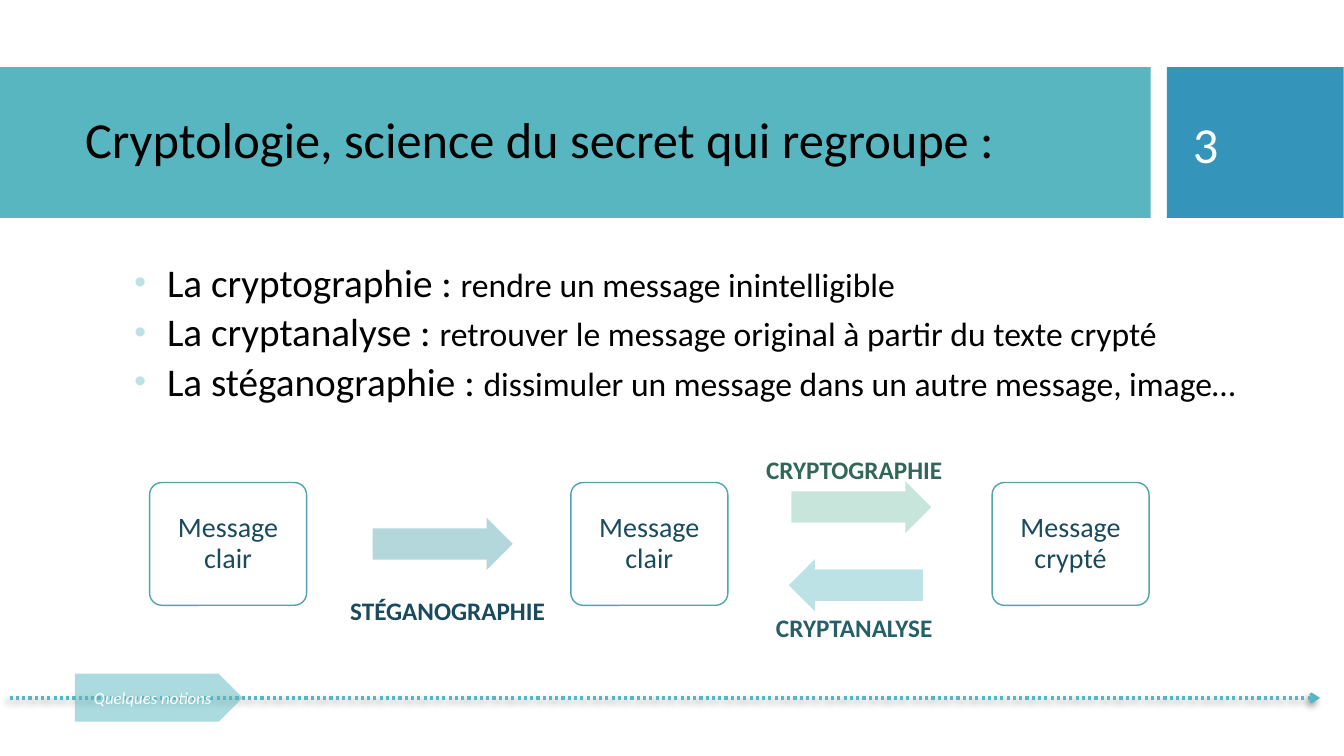
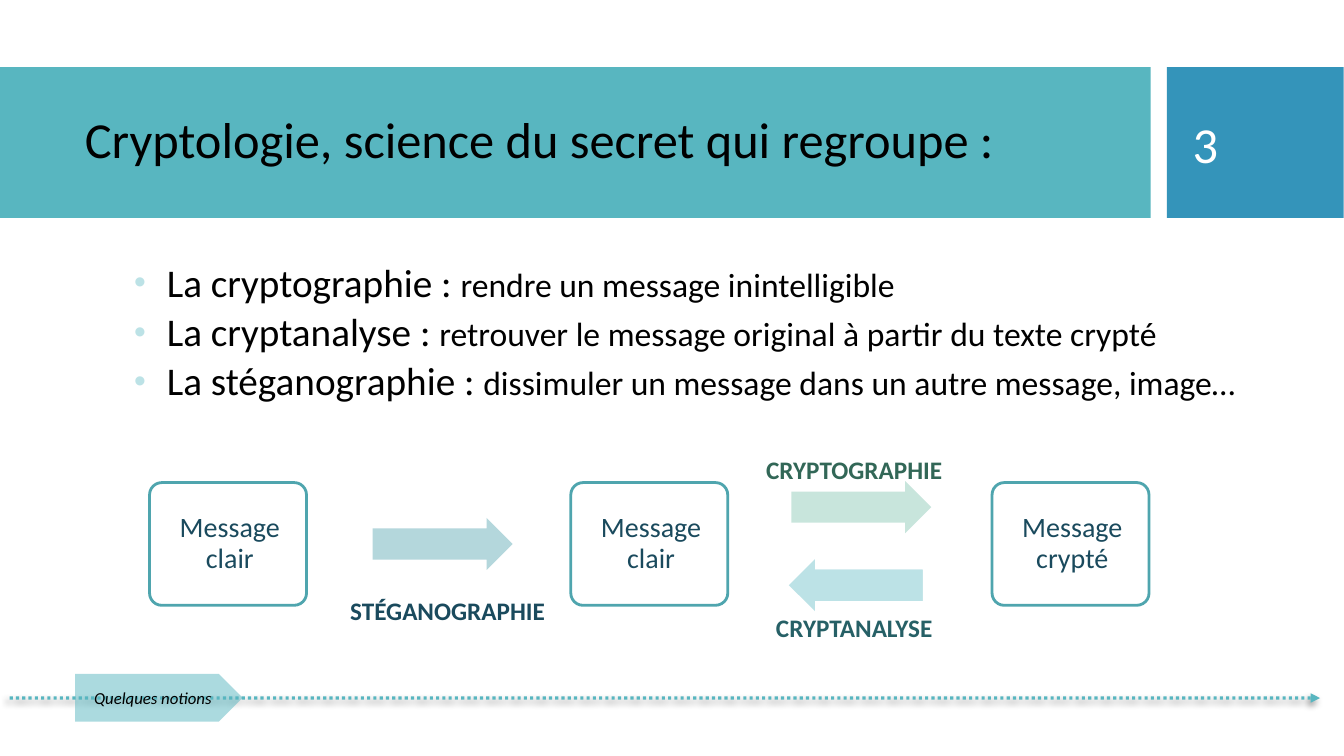
Before and after one commit to vinhphuctr/ASPE, a slide deck: slide 3 of communication/CommCryptologieV1.pptx. Drawn at 1344x756 pixels with LibreOffice and Linux fonts; fonts in the diff are those of the drawing; background and template pictures are left out. Boxes give left, top, right and bottom in pixels: in the first picture for what was removed or moved away, otherwise in the second. Text is boxed around its words. In the diff, an @@ line names an element or a change of style, - is before the commit and + after.

```diff
--- a/communication/CommCryptologieV1.pptx
+++ b/communication/CommCryptologieV1.pptx
@@ rounded rectangle "Message clair": place and size @@
-rounded rectangle "Message clair" at (178, 519, 278, 568)
+rounded rectangle "Message clair" at (149, 483, 307, 606)
@@ rounded rectangle removed at (149, 483, 307, 606) @@
@@ rounded rectangle "Message clair": place and size @@
-rounded rectangle "Message clair" at (599, 519, 699, 569)
+rounded rectangle "Message clair" at (571, 483, 728, 606)
@@ rounded rectangle removed at (571, 483, 728, 606) @@
@@ fill none to #FFFFFF; outline none to #50A5AE 2 pt in 3 elements at (149, 483, 307, 606), (571, 483, 728, 606), (992, 483, 1149, 606) @@
@@ rounded rectangle "Message crypté": place and size @@
-rounded rectangle "Message crypté" at (1020, 519, 1120, 573)
+rounded rectangle "Message crypté" at (992, 483, 1149, 606)
@@ rounded rectangle removed at (992, 483, 1149, 606) @@
@@ pentagon arrow "Quelques notions" at (75, 674, 242, 722): text colour #FFFFFF to #000000; proportions changed @@
@@ arrow removed from (10, 698) to (1321, 698) @@
@@ freeform shape added at (10, 698, 1321, 698), outline #58B6C0 2.24 pt @@
```
Also in this commit, not shown: 19 other slides changed, 3 slides added, 2 slides removed.
